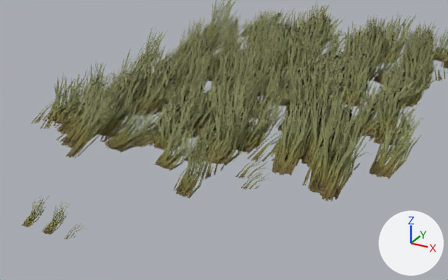
An edit to the glTF model public/models/flattened_grass/flattened_grass.gltf, drawn before and after from the same camera.
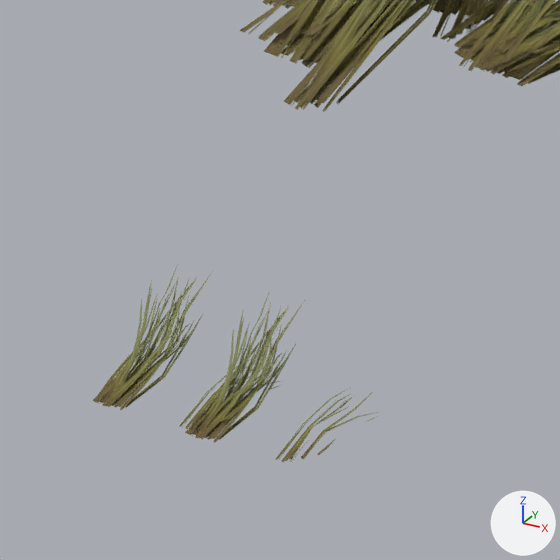
The first picture shows the older version from a 50 mm camera at (2.81, -5.89, 2.27) aimed at (0.92, -2.45, 0.55). The close-ups show both versions on the part from 0% to 29% of the width and 47% to 94% of the height of that picture. Every picture has the same lights, and +X, +Y and +Z are marked at lower right. Where no turn or scale is listed for an object, it has been applied to the vertices.

Objects in the first close-up: 'Grass_High_80__0', 'Grass_High__0', 'Grass_Low_60__0', 'Grass_Low_81__0', 'Grass_Low__0', 'Grass_Med_40__0', 'Grass_Med_61__0', 'Grass_Med__0'.
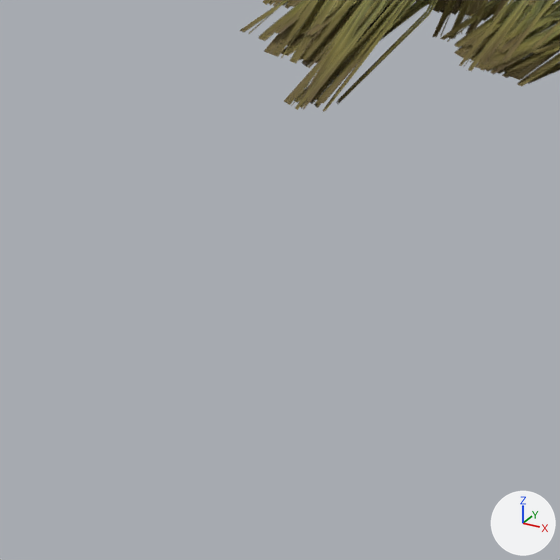
Pixel boxes (x1, y1, x2, y2) of what changed, in the close-ups (560 x 560 px):
'Grass_Med__0', deleted
    before: (180, 293, 305, 442)
'Grass_High__0', deleted
    before: (93, 264, 212, 410)
'Grass_Low__0', deleted
    before: (275, 388, 378, 462)

What the commit changed:
Object 'Grass_High__0' (ob_grass_high__0) is deleted.
Object 'Grass_Low__0' (ob_grass_low__0) is deleted.
Object 'Grass_Med__0' (ob_grass_med__0) is deleted.
